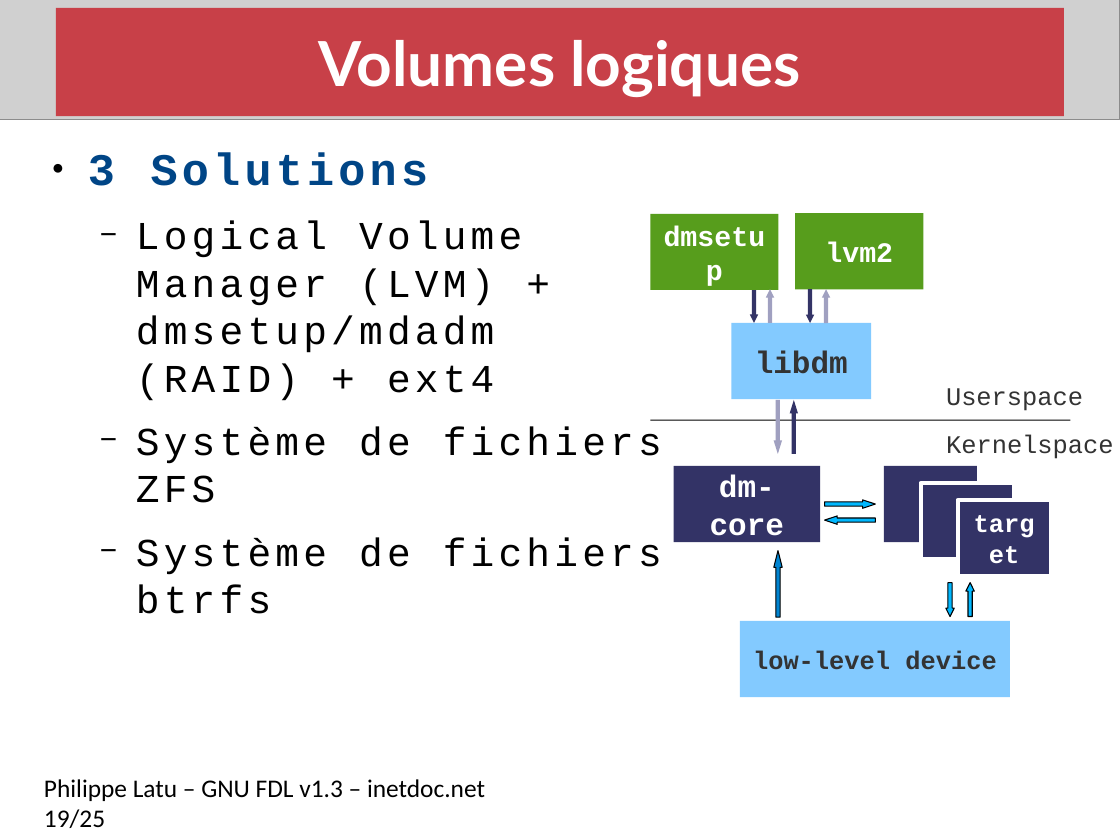
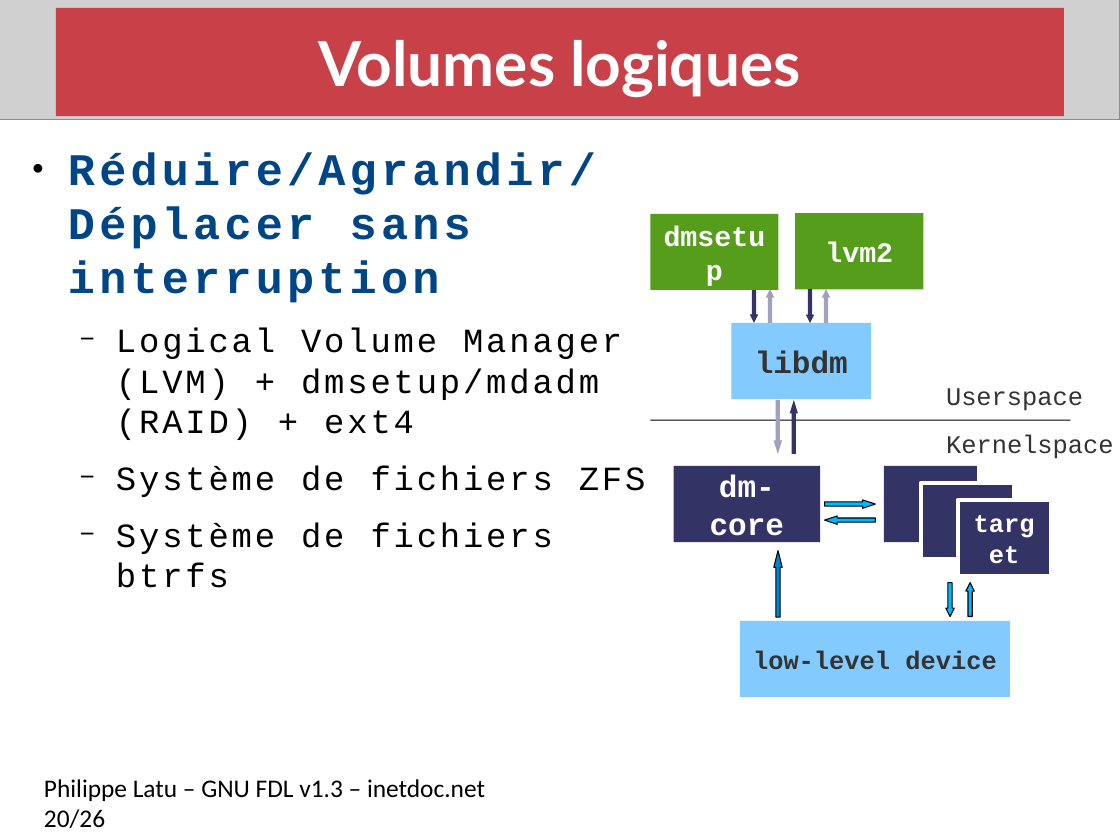
Before and after one commit to platu/inetdoc, a slide deck: slide 20 of presentations/net-storage/net-storage.odp (slide 19 before the commit). Drawn at 1120x840 pixels with LibreOffice and Linux fonts; fonts in the diff are those of the drawing; grey boxes stand for pictures. Boxes give left, top, right and bottom in pixels: in the first picture for what was removed or moved away, otherwise in the second. Text is boxed around its words. In the diff, an @@ line names an element or a change of style, - is before the commit and + after.

```diff
--- a/presentations/net-storage/net-storage.odp
+++ b/presentations/net-storage/net-storage.odp
@@ text "Réduire/Agrandir/Déplacer sans interruption": place and size @@
-text "Réduire/Agrandir/Déplacer sans interruption" at (88, 153, 662, 614)
+text "Réduire/Agrandir/Déplacer sans interruption" at (68, 153, 646, 588)
@@ text at (68, 153, 596, 303): text changed @@
-● 3 Solutions
+● Réduire/Agrandir/Déplacer sans interruption
@@ text at (116, 327, 646, 588): size 28 to 24 pt, letter spacing 3 to 2 pt in "Logical Volume Manager (LVM) + dmsetup/mdadm (RAID) ...", "Système de fichiers ZFS", "Système de fichiers btrfs" @@
@@ text at (44, 779, 485, 828): text changed @@
-Philippe Latu – GNU FDL v1.3 – inetdoc.net 19/25
+Philippe Latu – GNU FDL v1.3 – inetdoc.net 20/26
```
Also in this commit, not shown: 15 other slides changed, 1 slide added, 1 other file.
